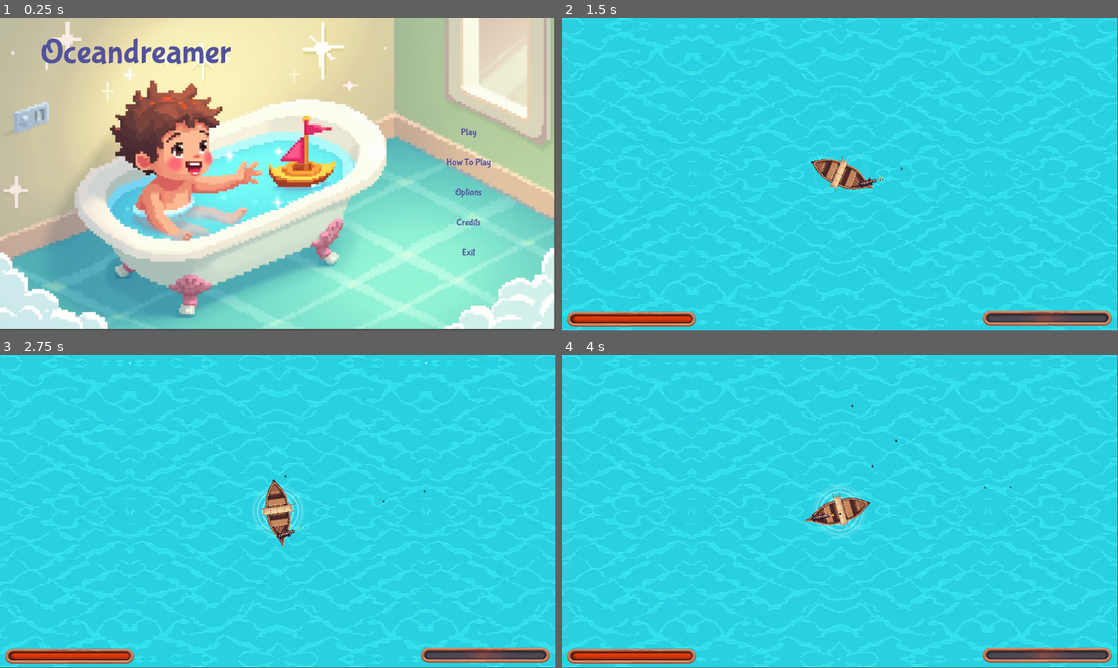
Above: before the commit, frames 1-4 (two rows, left to right).
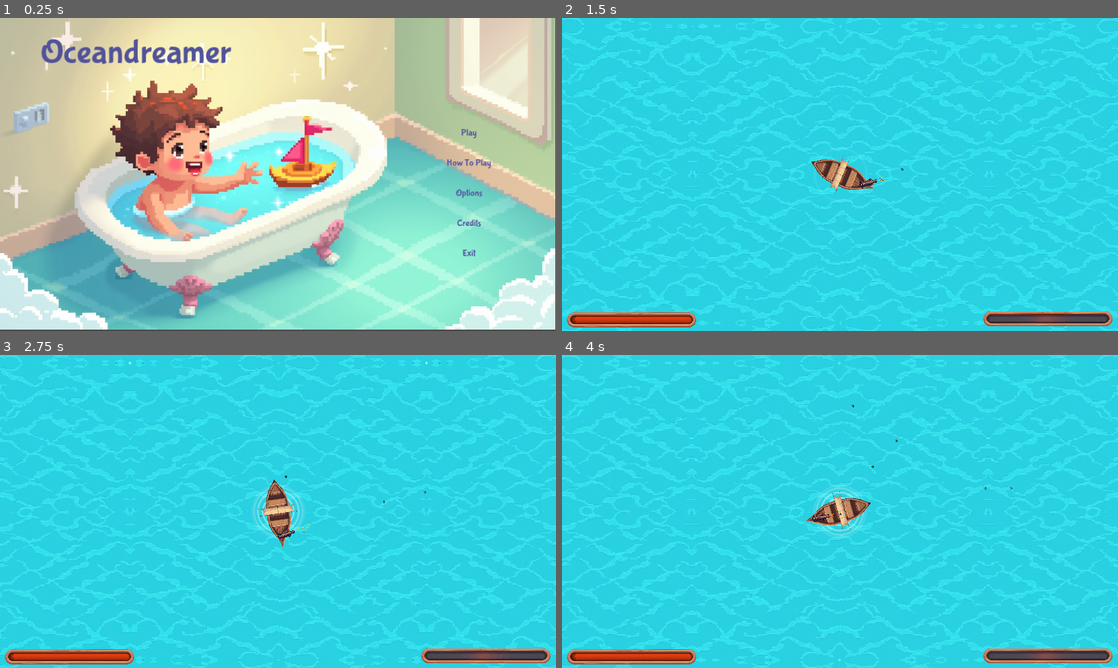
Above: after the commit, the same moments.

Repository: HephaistosForge/OceanDreamer
Game: Godot game, scene res://ui_scenes/main_menu/main_menu.tscn
Same seed, same stepped clock (60 frames per second), same inputs: the game is played once before the commit and once after it. Sound files missing from this copy of the repository are replaced by a short silence.
Inputs (mouse positions are in pixels of both pictures, inside the frame that each line leads up to):
- Up to frame 1 (0.25 s): no input
- Up to frame 2 (1.5 s): click "Play" at 0.5 s; move the mouse to (962, 158) at 1.27 s; hold D (turn_right) from 1.28 s (still down); hold Space (shoot) from 1.28 s (still down); click (962, 158) at 1.42 s
- Up to frame 3 (2.75 s): release D (turn_right) at 2 s; release Space (shoot) at 2 s; drag from (166, 527) to (389, 498) at 2.02 s
- Up to frame 4 (4 s): move the mouse to (895, 442) at 2.77 s; hold D (turn_right) 2.78-3.5 s; hold Space (shoot) 2.78-3.5 s; drag from (812, 574) to (973, 492) at 3.52 s
In our replay, the window is 799x449 before the commit and 800x450 after it. These sizes can differ from the game's own. Grey fills any space a smaller window leaves; there, only what the larger window draws over its background counts as a difference.

The runs differ from the first frame. In frame 1, 3.1% of the frame differs, in the area x 0-100%, y 0-100%; in frame 2, 2.0%; in frame 3, 2.1%; in frame 4, 2.1%.

Commit message:
improve later waves

Diff:
--- a/entities/enemies/large/large.tscn
+++ b/entities/enemies/large/large.tscn
@@ -18,7 +18,7 @@
 ripple_scale = 0.6
 
 [node name="Sprite2D" parent="." index="0"]
-modulate = Color(1, 1, 1, 0.627451)
+modulate = Color(1, 1, 1, 0.54902)
 texture = ExtResource("2_gmatp")
 
 [node name="CollisionShape2D" parent="." index="1"]
--- a/entities/enemies/medium/medium.tscn
+++ b/entities/enemies/medium/medium.tscn
@@ -14,7 +14,7 @@
 ripple_scale = 0.4
 
 [node name="Sprite2D" parent="." index="0"]
-modulate = Color(1, 1, 1, 0.627451)
+modulate = Color(1, 1, 1, 0.54902)
 texture = ExtResource("2_ea1b2")
 
 [node name="CollisionShape2D" parent="." index="1"]
--- a/entities/enemies/monster.gd
+++ b/entities/enemies/monster.gd
@@ -51,7 +51,7 @@
 func attack_player_in_melee_if_possible():
 	if melee_attack_damage > 0 and can_attack:
 		var collision = get_last_slide_collision()
-		if collision:
+		if collision and collision.get_collider() != null:
 			if collision.get_collider().is_in_group("ship"):
 				can_attack = false
 				reload_timer.start()
--- a/entities/enemies/small/small.tscn
+++ b/entities/enemies/small/small.tscn
@@ -16,7 +16,7 @@
 ripple_scale = 0.3
 
 [node name="Sprite2D" parent="." index="0"]
-modulate = Color(1, 1, 1, 0.627451)
+modulate = Color(1, 1, 1, 0.54902)
 texture = ExtResource("2_y4y8f")
 
 [node name="CollisionShape2D" parent="." index="1"]
--- a/entities/enemies/waves/wave_manager.gd
+++ b/entities/enemies/waves/wave_manager.gd
@@ -12,6 +12,8 @@
 const DELAY_MEDIUM = 1
 const DELAY_LONG = 2
 const DELAY_BOSS = 3
+
+const DISTANCE_VERYSHORT = 750
 const DISTANCE_SHORT = 1500
 const DISTANCE_MEDIUM = 2000
 const DISTANCE_FAR = 2800
@@ -33,44 +35,44 @@
 		Batch.new(small, 3, 0.3, 3000),
 		Batch.new(medium, 1, 0.4, 3000),
 		Batch.new(large, 1, 0.3, 1000),
-	], DELAY_SHORT, DISTANCE_MEDIUM, 90),
+	], DELAY_INSTANT, DISTANCE_MEDIUM, 90),
 	Wave.new([
-		Batch.new(small, 3, 0.5, 5000),
-		Batch.new(medium, 1, 0.5, 5000),
+		Batch.new(small, 20, 0.5, 5000),
+		Batch.new(medium, 10, 0.5, 5000),
 	], DELAY_SHORT, DISTANCE_MEDIUM, 200),
 	Wave.new([
 		Batch.new(medium, 1, 0.3, 3000),
 		Batch.new(large, 1, 0.7, 6000),
-	], DELAY_MEDIUM, DISTANCE_SHORT, 500),
+	], DELAY_INSTANT, DISTANCE_MEDIUM, 500),
 	Wave.new([
 		Batch.new(large, 1, 1, 10000),
-	], DELAY_SHORT, DISTANCE_FAR, 1200),
+	], DELAY_INSTANT, DISTANCE_FAR, 1200),
 	Wave.new([
 		Batch.new(medium, 1, 1, 10000),
 		Batch.new(boss, 1, 1, 2)
-	], DELAY_SHORT, DISTANCE_BOSS, 21600),
+	], DELAY_INSTANT, DISTANCE_BOSS, 21600),
 	Wave.new([
 		Batch.new(small, 10, 1, 10000),
-	], DELAY_SHORT, DISTANCE_SHORT, 2000),
+	], DELAY_INSTANT, DISTANCE_SHORT, 2000),
 	Wave.new([
 		Batch.new(large, 4, 1, 10000),
-	], DELAY_SHORT, DISTANCE_MEDIUM, 4000),
+	], DELAY_INSTANT, DISTANCE_MEDIUM, 4000),
 	Wave.new([
 		Batch.new(small, 5, 1, 10000),
 		Batch.new(medium, 3, 1, 10000),
 		Batch.new(large, 1, 1, 10000),
-	], DELAY_SHORT, DISTANCE_FAR, 7000),
+	], DELAY_INSTANT, DISTANCE_MEDIUM, 7000),
 	Wave.new([
 		Batch.new(small, 3, .5, 10000),
 		Batch.new(medium, 1, .3, 10000),
 		Batch.new(large, 6, 1, 12000),
-	], DELAY_SHORT, DISTANCE_FAR, 10000),
+	], DELAY_INSTANT, DISTANCE_SHORT, 10000),
 	Wave.new([
 		Batch.new(small, 3, .5, 10000),
 		Batch.new(medium, 1, .3, 10000),
 		Batch.new(large, 6, .7, 12000),
-		Batch.new(boss, 2, 1, 10),
-	], DELAY_SHORT, DISTANCE_BOSS, 60000),
+		Batch.new(boss, 1, 0.05, 10),
+	], DELAY_INSTANT, DISTANCE_BOSS, 60000),
 ]
 
 @onready var ship = get_tree().get_first_node_in_group("ship")
--- a/entities/enemies/waves/wave_spawner.gd
+++ b/entities/enemies/waves/wave_spawner.gd
@@ -16,7 +16,8 @@
 	"speed",
 	"gigaspeed",
 	"damage",
-	"huge"
+	"huge",
+	"strong",
 ]
 
 func mutate(str, m):
@@ -33,7 +34,12 @@
 		"damage":
 			m.melee_attack_damage *= 1.3
 			color = Color.RED
+		"strong":
+			m.hp *= 2
+			m.attack_delay *= 0.5
+			color = Color.RED
 		"huge":
+			m.hp *= 1.3
 			m.scale *= Vector2.ONE * 1.3
 			m.melee_attack_damage *= 2
 			color = Color.DARK_GOLDENROD
@@ -48,7 +54,7 @@
 
 
 func mutate_monster(monster):
-	var up_to_mutations = level / 2
+	var up_to_mutations = level - 1
 	var mutation_count = randi_range(0, up_to_mutations)
 	for i in mutation_count:
 		mutate(available_mutations.pick_random(), monster)
--- a/project.godot
+++ b/project.godot
@@ -24,6 +24,7 @@
 
 window/size/viewport_width=1920
 window/size/viewport_height=1080
+window/stretch/mode="canvas_items"
 
 [file_customization]
 
--- a/upgrades/upgrades.json
+++ b/upgrades/upgrades.json
@@ -57,13 +57,13 @@
 			"factor_cannon_size": 1.4,
 			"factor_cannon_ball_size": 1.5,
 			"factor_cannon_velocity": 0.8,
-			"factor_cannon_rotation_speed": 0.8,
+			"factor_cannon_rotation_speed": 0.8
 		},
 		{
 			"description": "Smaller, faster and sleeker ship",
 			"factor_movement_speed": 1.8,
 			"factor_rotation_speed": 1.4,
-			"factor_ship_size": 0.7,
+			"factor_ship_size": 0.7
 		},
 		{
 			"description": "+ 2 cannon burst but reduced damage",
@@ -72,47 +72,62 @@
 			"factor_cannon_ball_size": 0.7,
 			"factor_cannon_velocity": 1.1,
 			"factor_cannon_rotation_speed": 1.1,
-			"delta_cannon_ball_burst_count": 2,
+			"delta_cannon_ball_burst_count": 2
 		},
 		{
 			"description": "Bounce + 1, slightly increase damage & cannonball speed",
 			"delta_cannon_ball_bounce_count": 1,
 			"factor_cannon_ball_damage": 1.2,
 			"factor_cannon_velocity": 1.2,
-			"color": [2,0,0,1],
+			"color": [
+				2,
+				0,
+				0,
+				1
+			]
 		},
 		{
 			"description": "Pierce + 1, slightly increase damage & cannonball speed",
 			"delta_cannon_ball_pierce_count": 1,
 			"factor_cannon_ball_damage": 1.2,
 			"factor_cannon_velocity": 1.2,
-			"color": [0,0,2,1],
+			"color": [
+				0,
+				0,
+				2,
+				1
+			]
 		},
 		{
 			"description": "Fragmentation on impact + 3, slightly increase damage & cannonball speed",
 			"delta_cannon_ball_fragmentate_count": 3,
 			"factor_cannon_ball_damage": 1.2,
 			"factor_cannon_velocity": 1.2,
-			"color": [0,2,0,1]
+			"color": [
+				0,
+				2,
+				0,
+				1
+			]
 		},
 		{
 			"description": "Cannon burst + 1 & spray + 2",
 			"delta_cannon_ball_burst_count": 1,
 			"delta_cannon_ball_spray_count": 2,
 			"factor_cannon_velocity": 1.4,
-			"factor_cannon_ball_damage": 1.1,
+			"factor_cannon_ball_damage": 1.1
 		},
 		{
 			"description": "Giant cannonballs and faster movement, but slower reload",
-			"factor_cannon_ball_size": 5.0,
+			"factor_cannon_ball_size": 5,
 			"factor_cannon_ball_damage": 1.2,
 			"factor_movement_speed": 2.2,
-			"factor_cannon_shooting_delay": 1.8,
+			"factor_cannon_shooting_delay": 1.8
 		},
 		{
 			"description": "Faster reload time but deal way less damage",
 			"factor_cannon_ball_damage": 0.7,
-			"factor_cannon_shooting_delay": 0.4,
+			"factor_cannon_shooting_delay": 0.4
 		},
 		{
 			"description": "Greatly improve movement",
@@ -120,21 +135,21 @@
 			"factor_cannon_shooting_delay": 0.9,
 			"factor_movement_speed": 2.5,
 			"factor_cannon_velocity": 1.3,
-			"factor_cannon_rotation_speed": 1.2,
+			"factor_cannon_rotation_speed": 1.2
 		},
 		{
 			"description": "+ 2 spread bullets and more damage",
 			"factor_cannon_ball_damage": 1.3,
 			"delta_cannon_ball_spray_count": 2,
 			"factor_cannon_shooting_delay": 0.9,
-			"factor_cannon_velocity": 1.3,
+			"factor_cannon_velocity": 1.3
 		},
 		{
 			"description": "Greatly increase range and cannonball speed",
 			"factor_cannon_ball_damage": 1.1,
 			"factor_cannon_ball_flight_range": 2.7,
 			"factor_cannon_shooting_delay": 0.9,
-			"factor_cannon_velocity": 2.2,
+			"factor_cannon_velocity": 2.2
 		},
 		{
 			"description": "Greatly reduce range but increase cannonball size and damage",
@@ -143,7 +158,7 @@
 			"factor_cannon_ball_damage": 1.4,
 			"factor_cannon_ball_flight_range": 0.4,
 			"factor_cannon_shooting_delay": 0.75,
-			"factor_cannon_velocity": 0.45,
-		},
+			"factor_cannon_velocity": 0.45
+		}
 	]
 }
